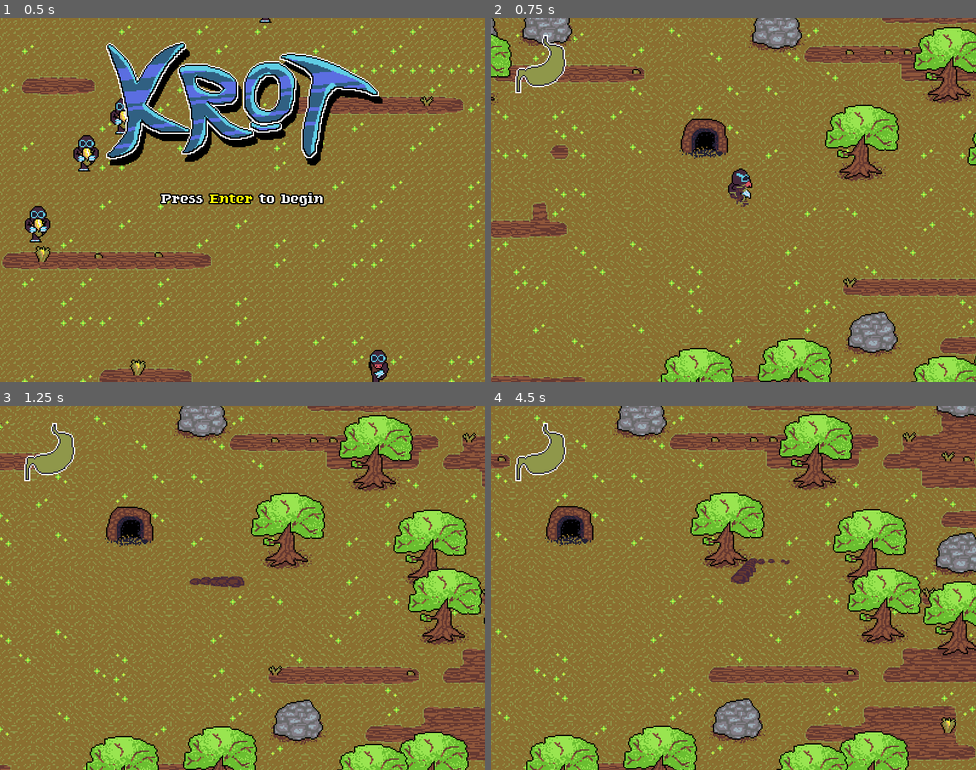
Above: before the commit, frames 1-4 (two rows, left to right).
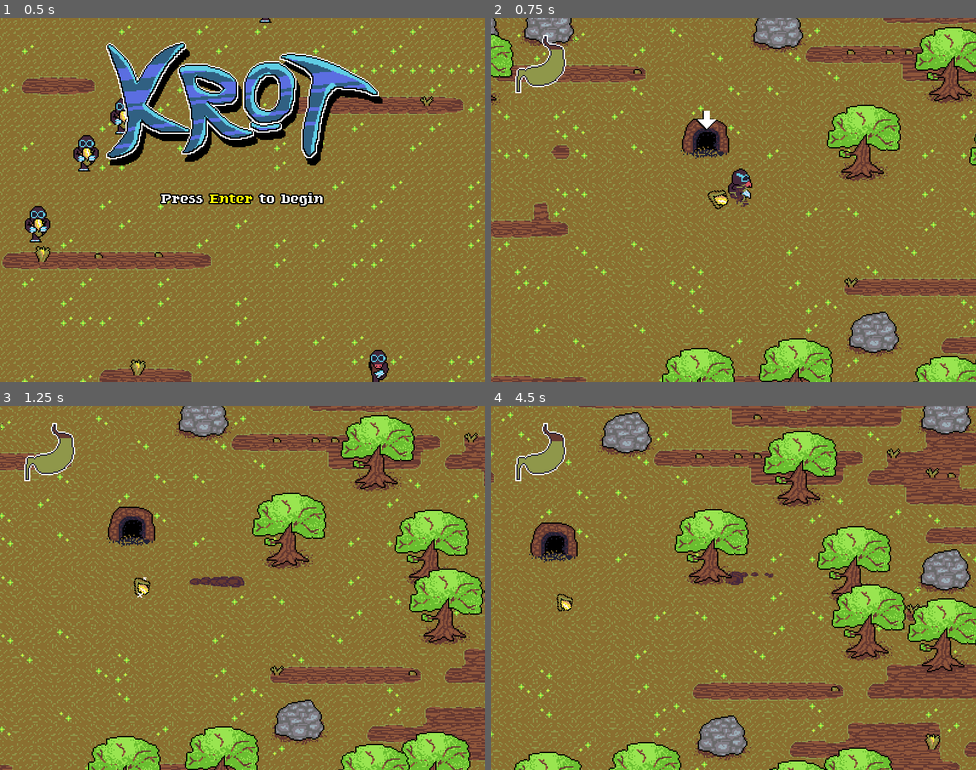
Above: after the commit, the same moments.

Repository: TheTophatDemon/KROT
Game: Godot game, scene res://scenes/title.tscn
Two runs of this game, one before a commit and one after it. Both use one fixed random seed, a clock stepped at 60 frames per second and the inputs below.
Inputs (mouse positions are in pixels of both pictures, inside the frame that each line leads up to):
- Up to frame 1 (0.5 s): no input
- Up to frame 2 (0.75 s): tap Enter (ui_accept) at 0.5 s; move the mouse to (840, 181) at 0.52 s; hold D (walk_east) from 0.53 s (still down); tap Z (dive) at 0.6 s; click (840, 181) at 0.67 s
- Up to frame 3 (1.25 s): keep holding D (walk_east); tap Enter (ui_accept) at 0.77 s
- Up to frame 4 (4.5 s): move the mouse to (636, 606) at 1.27 s; release D (walk_east) at 1.28 s; hold Down (walk_south) 1.28-2.03 s; tap X (eat) at 1.35, 2.85, 4.35 s; tap Enter (ui_accept) at 1.52, 3.02, 3.77 s; move the mouse to (782, 507) at 2.02 s; hold D (walk_east) 2.03-2.78 s; tap Z (dive) at 2.1, 3.6 s; move the mouse to (709, 660) at 2.77 s; hold W (walk_north) 2.78-3.53 s; click (709, 660) at 2.92 s; move the mouse to (879, 642) at 3.52 s; hold A (walk_west) from 3.53 s (still down); move the mouse to (588, 533) at 4.27 s

Frame 1 is identical in both runs. In frame 2, 26% of the frame differs, in the area x 0-100%, y 0-100%; in frame 3, 28%; in frame 4, 53%.

Commit message:
Farmers don't spawn until after first score. Put upper limit on number of farmers.

Diff:
--- a/globals.gd
+++ b/globals.gd
@@ -5,3 +5,4 @@
 const COL_BIT_HUMANS = 3
 const COL_BIT_SOLIDS = 5
 const GROUP_PLAYERS = "players"
+const GROUP_FARMERS = "farmers"
--- a/scenes/actors/farmer.gd
+++ b/scenes/actors/farmer.gd
@@ -8,7 +8,7 @@
 const HALF_FOV = deg2rad(90.0)
 const SIGHT_LENGTH = 192.0
 const SHOOT_DISTANCE = 160.0 #Distance to target required to begin shooting
-const BULLET_SPEED = 256.0
+const BULLET_SPEED = 192.0
 const BULLET_DISTANCE = 16.0 #Distance from the eyes that the bullets spawn at
 const STUMBLE_TIME = 0.5
 
--- a/scenes/actors/farmer.tscn
+++ b/scenes/actors/farmer.tscn
@@ -93,7 +93,7 @@
 "values": [ Vector2( -1, -42 ), Vector2( -1, -49 ), Vector2( -1, -46 ) ]
 }
 
-[node name="Farmer" type="KinematicBody2D"]
+[node name="Farmer" type="KinematicBody2D" groups=["farmers"]]
 collision_layer = 9
 collision_mask = 52
 script = ExtResource( 2 )
--- a/scenes/actors/krot.gd
+++ b/scenes/actors/krot.gd
@@ -12,6 +12,7 @@
 const UNDERGROUND_WALK_SPEED = 128.0
 
 signal die()
+signal deposited_crop()
 
 onready var dig_particles = $DigParticles
 onready var mound_particles = $MoundParticles
@@ -31,11 +32,12 @@
 }
 
 var diving = false
-var state = State.DEFAULT
+var state = State.CARRYING
 
 var dig_sound_timer = 0.0
 
-var hunger:float = 0.0 #The player dies when this reaches 1.0
+#The player dies when this reaches 1.0
+var hunger:float = 0.25
 var god_mode = false
 
 var score:int = 0
@@ -50,7 +52,7 @@
 	}
 
 	accel = 2048.0
-	friction = 256.0
+	friction = 512.0
 	max_speed = OVERGROUND_WALK_SPEED
 
 	var _err = anim_spr.connect("animation_finished", self, "_on_anim_finished")
@@ -202,6 +204,7 @@
 func deposit_crop():
 	if state == State.CARRYING:
 		change_state(State.DEFAULT)
+		emit_signal("deposited_crop")
 		score += 1
 
 func _input(event):
--- a/scenes/game.gd
+++ b/scenes/game.gd
@@ -14,12 +14,14 @@
 	#[preload("res://scenes/actors/farmer.tscn"), 0.05]
 ]
 
+const MAX_FARMERS = 30
+
 onready var ground_tiles = $Ground
 onready var soil_tiles = $Soil
 onready var ysort = $YSort
 
 var seed_plant_timer:float = 999.0
-var farmer_spawn_timer:float = 30.0
+var farmer_spawn_timer:float = 0.0
 var farmer_phase:int = 0
 
 func generate_map(cols, rows):
@@ -153,7 +155,6 @@
 	var camera_rect = get_viewport().get_visible_rect()
 	camera_rect.size *= camera.zoom
 	camera_rect.position = camera.global_position - camera_rect.size / 2.0
-	print(camera_rect)
 
 	var attempts = 0
 	while attempts < 50:
@@ -187,11 +188,21 @@
 	camera.limit_right = ground_rect.end.x * ground_tiles.cell_size.x
 	camera.limit_bottom = ground_rect.end.y * ground_tiles.cell_size.y
 
+	var player = get_node("%Krot")
+	player.connect("deposited_crop", self, "_on_player_deposit_crop")
+
+func _on_player_deposit_crop():
+	# Turn on the farmer spawning once the player deposits the first crop
+	if farmer_phase <= 0:
+		farmer_phase = 1
+		farmer_spawn_timer = 0.0
+
 func get_random_soil_tile():
 	var tiles = soil_tiles.get_used_cells()
 	return tiles[randi() % tiles.size()] * soil_tiles.cell_size + (soil_tiles.cell_size / 2.0)
 
 func _process(delta):
+
 	#Plant new crops at random spots
 	seed_plant_timer += delta
 	if seed_plant_timer > SEED_PLANT_INTERVAL:
@@ -202,14 +213,18 @@
 			spawn_crops(0.01, false)
 		seed_plant_timer = 0.0
 
-	farmer_spawn_timer -= delta
-	if farmer_spawn_timer < 0.0:
-		if farmer_phase < 3:
-			farmer_spawn_timer = 30.0
+	if farmer_phase > 0:
+		# Farmer phase is 0 until the player deposits the first crop
+		# So that nothing will hurt the player until the player figures out the goal of the game.
+		farmer_spawn_timer -= delta
+		var farmers = get_tree().get_nodes_in_group(Globals.GROUP_FARMERS)
+		if len(farmers) < MAX_FARMERS and farmer_spawn_timer < 0.0:
 			spawn_farmer()
-		elif farmer_phase < 15:
-			spawn_farmer()
-			farmer_spawn_timer = 60.0
-		else:
-			farmer_spawn_timer = INF
-		farmer_phase += 1
+
+			if farmer_phase < 4:
+				farmer_spawn_timer = 15.0
+			#elif farmer_phase < 15:
+			else:
+				farmer_spawn_timer = 60.0
+
+			farmer_phase += 1
